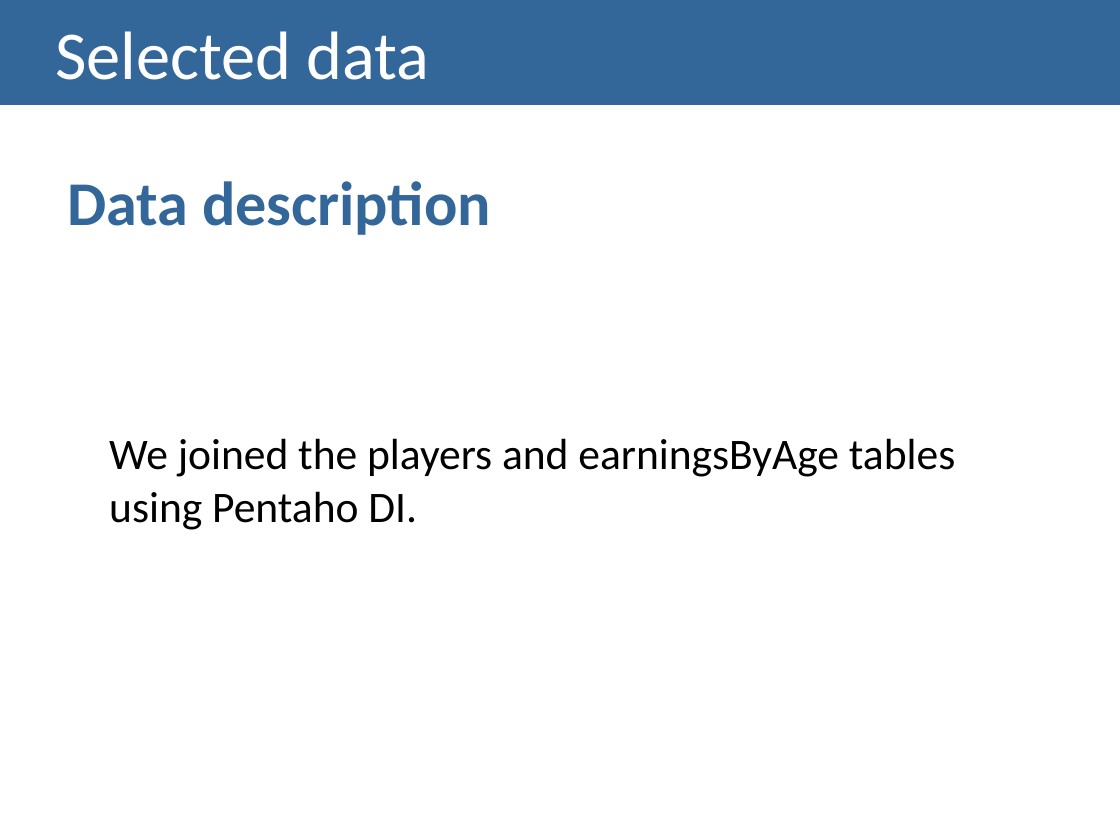
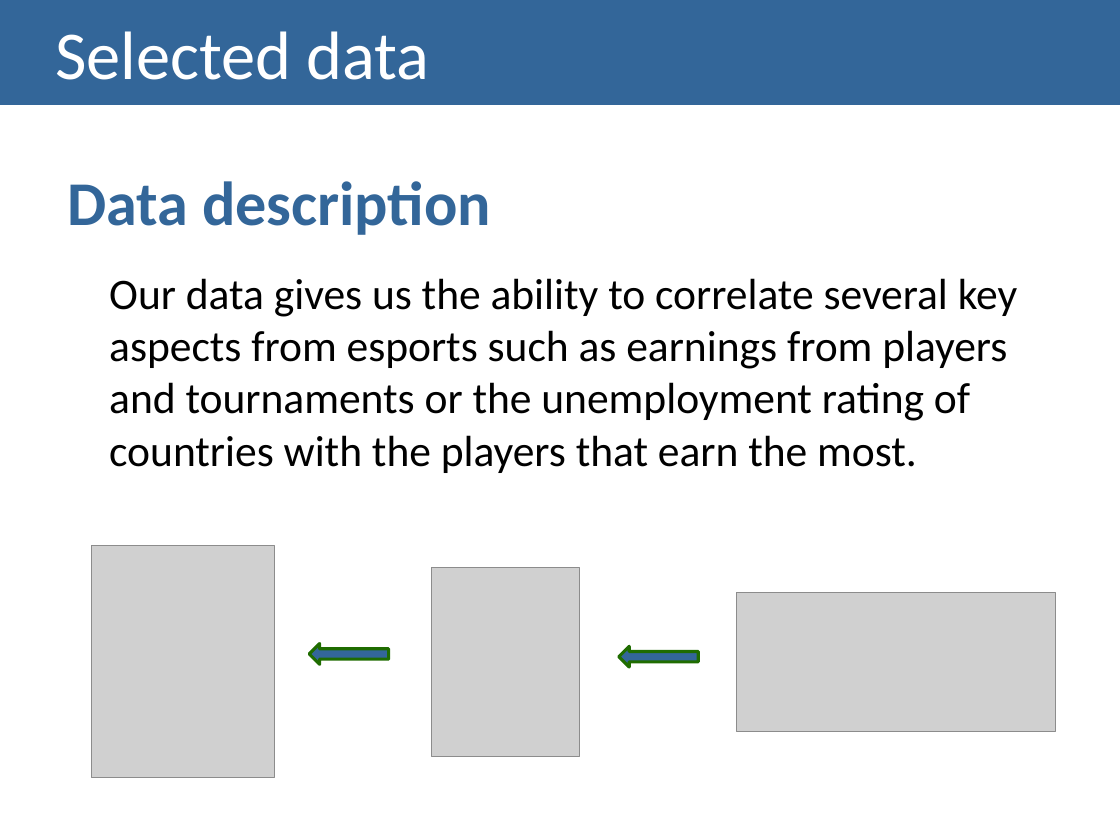
Before and after one commit to lucasrafael98/IV1819-esports, a slide deck: slide 5 of docs/Checkpoint II - Presentation.pptx. Drawn at 1120x840 pixels with LibreOffice and Linux fonts; fonts in the diff are those of the drawing; grey boxes stand for pictures. Boxes give left, top, right and bottom in pixels: in the first picture for what was removed or moved away, otherwise in the second. Text is boxed around its words. In the diff, an @@ line names an element or a change of style, - is before the commit and + after.

```diff
--- a/docs/Checkpoint II - Presentation.pptx
+++ b/docs/Checkpoint II - Presentation.pptx
@@ text at (x1=109, y1=278, x2=1017, y2=473): text changed @@
-We joined the players and earningsByAge tables using Pentaho DI.
+Our data gives us the ability to correlate several key aspects from esports such as earnings from players and tournaments or the unemployment rating of countries with the players that earn the most.
@@ picture added at (x1=91, y1=545, x2=273, y2=777) @@
@@ picture added at (x1=431, y1=567, x2=579, y2=756) @@
@@ picture added at (x1=736, y1=592, x2=1055, y2=731) @@
@@ right arrow added at (x1=309, y1=644, x2=389, y2=664), fill #336699, outline #1F6D00 2 pt @@
@@ right arrow added at (x1=619, y1=646, x2=699, y2=666), fill #336699, outline #1F6D00 2 pt @@
```
Also in this commit, not shown: 7 other slides changed.
